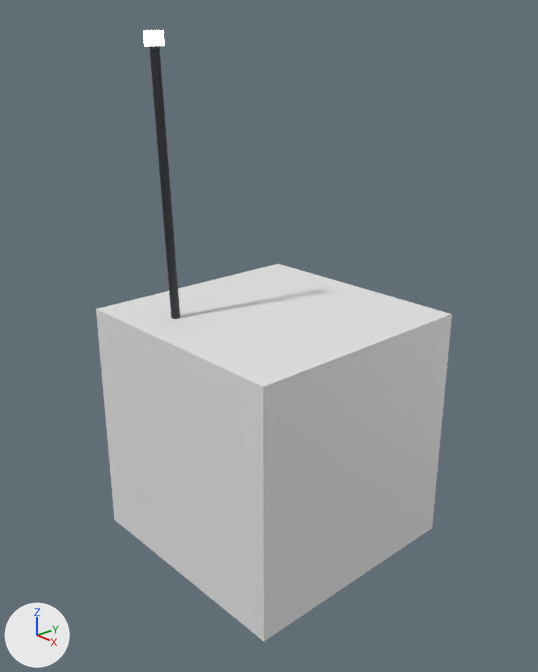
One commit to the Blender file tools/blender/parts/iris/iris.blend: the scene before it, then after it.
Camera for both pictures: a 50 mm camera at (4.12, -3.8, 2.95) aimed at (-0.02, -0.02, 0.79). Lighting does not change. The marker at lower left points along +X, +Y and +Z. The picture after the commit comes second.

Objects in the first picture: 'Cube', 'iris_indicator', 'iris_mast'.
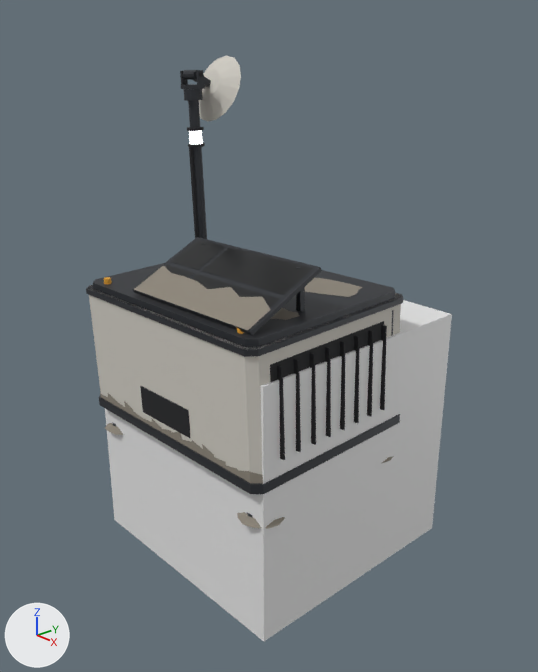
The change, as a list of edits to the scene's bpy script:
```text
Change me_iris_body:
    used by ob_iris_body; parent = ob_iris; location = (0.00262, 0.00175, -0.0147); rotation_euler = (0.0175, -0.0262, -0.000457), in degrees (1, -1.5, -0)
    remove me_iris_body.from_pydata(...)  # 8 vertices, 6 faces; spans x -0.5..0.5, y -0.75..0.45, z -0.15..0.5
    add me_iris_body.from_pydata(...)  # 408 vertices, 255 faces; spans x -1.075..1.045, y -1.065..0.465, z -0.053..1.62
    me_iris_body part 1: 8 vertices removed from x -0.5..0.5, y -0.75..0.45, z -0.15..0.5; 408 vertices added at x -1.075..1.045, y -1.065..0.465, z -0.053..1.62
    add me_iris_body.materials.append(mat_ws_frame)  # dark grey #3a3d42
    add me_iris_body.materials.append(mat_ws_dark)  # black #1c1d20
    add me_iris_body.materials.append(mat_ws_accent)  # orange #e0a030
    add me_iris_body.materials.append(mat_ws_screen)  # black #0b0e10
    add me_iris_body.materials.append(mat_ws_label)  # white #edebe4
Change me_iris_mast:
    used by ob_iris_mast; parent = ob_iris_body; location = (-0.38, -0.63, 0.4)
    remove me_iris_mast.from_pydata(...)  # 24 vertices, 14 faces; spans x -0.03..0.03, y -0.03..0.03, z 0.0..2.5
    add me_iris_mast.from_pydata(...)  # 104 vertices, 62 faces; spans x -0.09..0.09, y -0.09..0.09, z 0.0..1.32
    me_iris_mast part 2: 24 vertices removed from x -0.03..0.03, y -0.03..0.03, z 0.0..2.5; 104 vertices added at x -0.09..0.09, y -0.09..0.09, z 0.0..1.32
    add me_iris_mast.materials.append(mat_ws_dark)  # black #1c1d20
Change me_iris_indicator:
    used by ob_iris_indicator; parent = ob_iris_body; location = (-0.38, -0.63, 2.9)
    remove me_iris_indicator.from_pydata(...)  # 8 vertices, 6 faces; spans x -0.05..0.05, y -0.05..0.05, z 0.0..0.1
    add me_iris_indicator.from_pydata(...)  # 24 vertices, 14 faces; spans x -0.0483..0.0483, y -0.0483..0.0483, z 0.0..0.1
    me_iris_indicator part 3: the whole mesh is rebuilt
Change ob_iris_mast:
    ob_iris_mast.location: (-0.38, -0.63, 0.4) -> (-0.55, -0.2, 1.2)
Change ob_iris_indicator:
    ob_iris_indicator.parent: ob_iris_body -> ob_iris_mast
    ob_iris_indicator.matrix_parent_inverse: Matrix(((1.0, 0.0, 0.0, 0.0), (0.0, 1.0, 0.0, 0.0), (0.0, 0.0, 1.0, 0.1), (0.0, 0.0, 0.0, 1.0))) -> Matrix(((1.0, 0.0, 0.0, 0.55), (0.0, 1.0, 0.0, 0.2), (0.0, 0.0, 1.0, -1.2), (0.0, 0.0, 0.0, 1.0)))
    ob_iris_indicator.location: (-0.38, -0.63, 2.9) -> (-0.55, -0.2, 2.2)
Add ob_iris_dust:
    ob_iris_dust = bpy.data.objects.new('iris_dust', me_iris_dust)  # 324 vertices, 115 faces; spans x -1.02..1.04, y -1.06..0.48, z -0.05..1.47; in mat_ir_dust (grey #8c8579)
    ob_iris_dust.parent = ob_iris_body
    ob_iris_dust.location = (0.0, 0.0, -0.1)
Add ob_iris_antenna_dish:
    ob_iris_antenna_dish = bpy.data.objects.new('iris_antenna_dish', me_iris_antenna_dish)  # 86 vertices, 94 faces; spans x -0.26..0.26, y 0.16..0.42, z -0.26..0.26; in mat_ws_panel (light grey #cfcbc2), mat_ws_frame (dark grey #3a3d42), mat_ws_accent (orange #e0a030)
    ob_iris_antenna_dish.parent = ob_iris_antenna
    ob_iris_antenna_dish.location = (-0.55, -0.2, 2.7)
Add ob_iris_antenna:
    ob_iris_antenna = bpy.data.objects.new('iris_antenna', me_iris_antenna)  # a 10-sided cylinder along x spanning x -0.07..0.07, y -0.033..0.033, z -0.035..0.035; a box spanning x -0.025..0.025, y 0.02..0.17, z -0.025..0.025; in mat_ws_frame (dark grey #3a3d42)
    ob_iris_antenna.parent = ob_iris_antenna_pan
    ob_iris_antenna.location = (-0.55, -0.2, 2.7)
    ob_iris_antenna.rotation_euler = (-0.436, 0.0, 0.0)  # degrees (-25, 0, 0)
Add ob_iris_antenna_pan:
    ob_iris_antenna_pan = bpy.data.objects.new('iris_antenna_pan', me_iris_antenna_pan)  # a 12-sided cylinder along z spanning x -0.068..0.068, y -0.068..0.068, z 0.0..0.08, material slot 0; a box spanning x -0.11..0.11, y -0.03..0.03, z 0.08..0.11, material slot 0; a box spanning x -0.11..-0.09, y -0.025..0.025, z 0.11..0.21, material slot 0; a box spanning x 0.09..0.11, y -0.025..0.025, z 0.11..0.21, material slot 0; an 8-sided cylinder along x spanning x -0.115..0.115, y -0.015..0.015, z 0.165..0.195, material slot 1; in mat_ws_frame (dark grey #3a3d42), mat_ws_dark (black #1c1d20)
    ob_iris_antenna_pan.parent = ob_iris_mast
    ob_iris_antenna_pan.location = (-0.55, -0.2, 2.52)
```

Boxes [x1, y1, x2, y2] around the edits, measured in the pictures (538 x 672 px):
'iris_body', reshaped (not visible before): after [86, 237, 403, 517]
'iris_dust', added: after [100, 265, 394, 529]
'iris_mast', reshaped, moved: before [149, 46, 180, 319]; after [187, 100, 207, 239]
'iris_antenna_dish', added: after [199, 56, 241, 121]
'iris_indicator', reshaped, moved (35% narrower, 17% shorter): before [143, 30, 165, 47]; after [189, 130, 203, 144]
'iris_antenna_pan', added: after [180, 70, 205, 101]
    faces in mat_ws_frame (dark grey #3a3d42): [180, 70, 205, 101]
'iris_antenna', added: after [182, 70, 211, 87]
